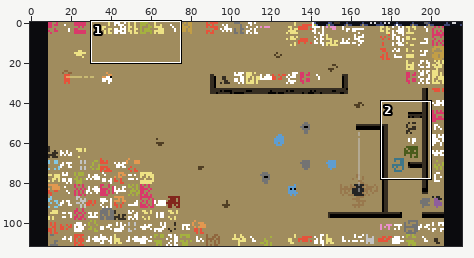
Sprite sheet: 103level.png. Above: a wide view before the commit, with the close-up outlined.
Close-up. Before:
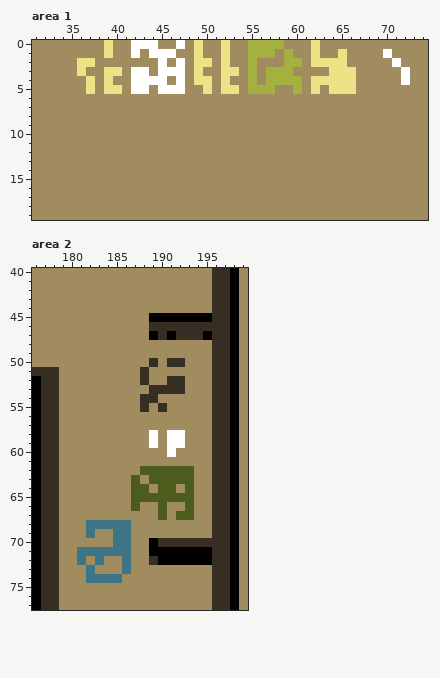
The file is 216x112 pixels. Colours within 5 levels of each other are drawn and written as one. Shown: area 1: x 31..74, y 0..19; area 2: x 176..199, y 40..77. The commit also changed other parts of the picture, which this record leaves out.
Once edited:
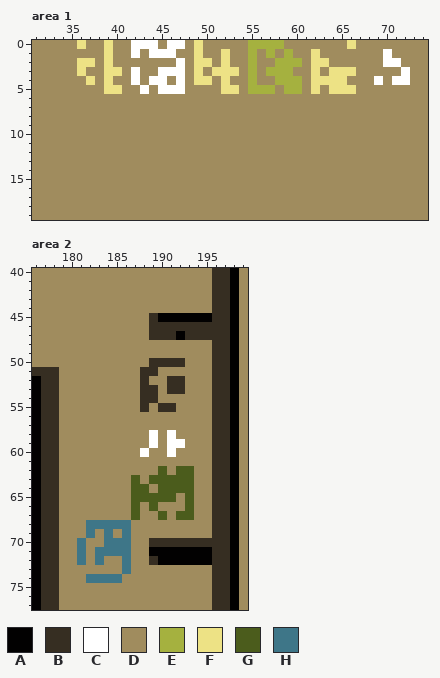
Palette (. is transparent): A #020101  B #362e22  C #ffffff  D #a08c5e  E #a5b13f  F #ede285  G #4b5c1c  H #3e7688
The edit:
Area 1:
y 0: x 36 D -> F; x 46 D -> C; x 52 F -> D; x 62 F -> D; x 66 D -> F
y 1: x 56 E -> D; x 65 F -> D
y 2: x 39 D -> F; x 45 C -> D; x 58 D -> E; x 64..65 FF -> DD; x 70 D -> C
y 3: x 43 C -> D; x 51 D -> F; x 62 D -> F
y 4: x 43 C -> D; x 57 E -> D; x 66 F -> D; x 69 D -> C; x 71 D -> C
y 5: x 37 F -> D; x 42 C -> D; x 50 F -> D; x 59 D -> E
Area 2:
y 45: x 189 A -> B
y 47: x 189 A -> B; x 191..192 AB -> BA; x 195 A -> B
y 50: x 190 D -> B
y 51: x 189 D -> B
y 53: x 188 D -> B; x 190 B -> D
y 55: x 191 D -> B
y 58: x 192 C -> D
y 60: x 188 D -> C
y 62: x 188..189 GG -> DD; x 191 G -> D
y 64: x 192 D -> G
y 65: x 192 G -> D
y 66: x 189..190 DG -> GD
y 67: x 187 D -> G
y 69: x 184..185 DH -> HD
y 70: x 181 D -> H; x 184 D -> H; x 189 A -> B
y 71: x 182 H -> D
y 73: x 182 H -> D
Where, in picture pixels (left, top, right, bottom), the same in both close-ups:
changed: (77, 40, 401, 94)
changed: (77, 313, 212, 574)
